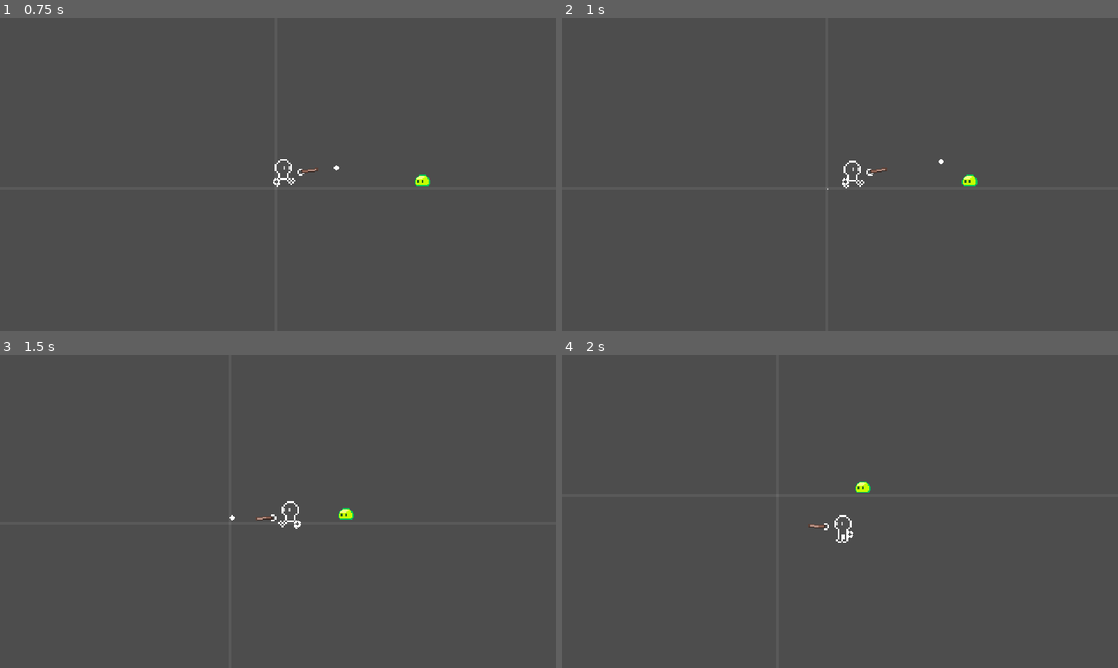
Above: before the commit, frames 1-4 (two rows, left to right).
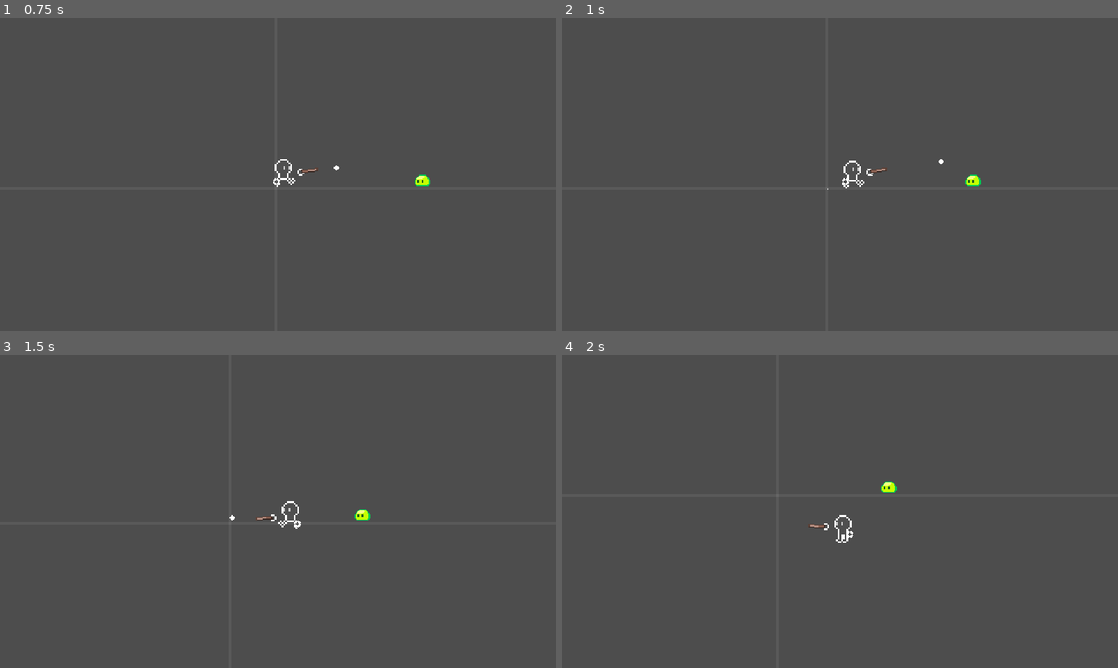
Above: after the commit, the same moments.

Repository: xharris/magicmissiles
Game: Godot game, scene res://game.tscn
The game is run twice, just before and just after one commit, with the same random seed, the same clock (stepped at 60 frames per second) and the same inputs.
Inputs (mouse positions are in pixels of both pictures, inside the frame that each line leads up to):
- Up to frame 1 (0.75 s): move the mouse to (400, 158) at 0.52 s; hold D (right) from 0.53 s (still down); click (400, 158) at 0.6 s
- Up to frame 2 (1 s): keep holding D (right)
- Up to frame 3 (1.5 s): move the mouse to (166, 527) at 1.27 s; release D (right) at 1.28 s; hold S (down) from 1.28 s (still down); click (166, 527) at 1.35 s
- Up to frame 4 (2 s): keep holding S (down)

Frame 1 is identical in both runs. In frame 2, less than 0.1% of the frame differs, in the area x 71-76%, y 50-54%; in frame 3, 0.2%, in the area x 60-67%, y 48-53%; in frame 4, 0.2%.

Commit message:
fixes some knockback responses

Diff:
--- a/components/actor_control/actor_control.gd
+++ b/components/actor_control/actor_control.gd
@@ -3,16 +3,31 @@
 
 signal primary
 
-var disable_movement: bool = false
+var can_move: bool = true
+var can_primary: bool = true:
+    set(v):
+        can_primary = v
+        set_block_signals(not can_primary)
+var can_aim: bool = true
 
 var aim_direction: Vector2:
     set(v):
         if not v:
             v = Vector2.ZERO
+        if not can_aim:
+            return
         aim_direction = v.normalized()
+
 var move_direction: Vector2:
     set(v):
         if not v:
             v = Vector2.ZERO
+        if not can_move:
+            return
         move_direction = v.normalized()
-var aim_position: Vector2
+
+var aim_position: Vector2:
+    set(v):
+        if not can_aim:
+            return
+        aim_position = v
--- a/components/actor_control/ai_control/actions/path_to_position.gd
+++ b/components/actor_control/ai_control/actions/path_to_position.gd
@@ -20,3 +20,5 @@
 func interrupt(actor: Node, blackboard: Blackboard) -> void:
     var ctx: ContextNode = ContextNode.get_ctx(actor)
     ctx.actor_ctrl.move_direction = Vector2.ZERO
+    if ctx.character:
+        ctx.character.velocity = Vector2.ZERO
--- a/components/actor_control/ai_control/ai_control.gd
+++ b/components/actor_control/ai_control/ai_control.gd
@@ -2,6 +2,15 @@
 class_name AiControl
 
 @onready var tree: BeehaveTree = %BeehaveTree
+
+@onready var chase_cooldown: CooldownDecorator = %ChaseCooldown
+@onready var chase_time_limit: TimeLimiterDecorator = %ChaseTimeLimiter
+
+## TODO
+@export var config: AiControlConfig:
+    set(v):
+        config = v
+        update()
 
 @export var actor: Node:
     set(v):
@@ -27,3 +36,7 @@
             tree.actor = null
         else:
             NodeUtil.enable(tree)
+        if config:
+            # configure ai nodes
+            chase_cooldown.wait_time = config.chase_cooldown
+            chase_time_limit.wait_time = config.chase_time_limit
--- a/components/actor_control/ai_control/ai_control.tscn
+++ b/components/actor_control/ai_control/ai_control.tscn
@@ -14,7 +14,7 @@
 [node name="BeehaveTree" type="Node" parent="." node_paths=PackedStringArray("blackboard", "actor")]
 unique_name_in_owner = true
 script = ExtResource("2_wuxqn")
-blackboard = NodePath("@Node@21821")
+blackboard = NodePath("@Node@21829")
 actor = NodePath("..")
 metadata/_custom_type_script = "uid://bb0t2ovl7wifo"
 
@@ -25,15 +25,17 @@
 [node name="HasSensedEnemy" parent="BeehaveTree/Chase" instance=ExtResource("4_7mrm8")]
 position_key = "chase_position"
 
-[node name="CooldownDecorator" type="Node" parent="BeehaveTree/Chase"]
+[node name="ChaseCooldown" type="Node" parent="BeehaveTree/Chase"]
+unique_name_in_owner = true
 script = ExtResource("5_6xj8j")
-wait_time = 1.0
+wait_time = 0.5
 metadata/_custom_type_script = "uid://2qri6rrfv8ui"
 
-[node name="TimeLimiterDecorator" type="Node" parent="BeehaveTree/Chase/CooldownDecorator"]
+[node name="ChaseTimeLimiter" type="Node" parent="BeehaveTree/Chase/ChaseCooldown"]
+unique_name_in_owner = true
 script = ExtResource("6_p7sda")
-wait_time = 1.0
+wait_time = 0.5
 metadata/_custom_type_script = "uid://we22430vcb44"
 
-[node name="PathToPosition" parent="BeehaveTree/Chase/CooldownDecorator/TimeLimiterDecorator" instance=ExtResource("7_23iwh")]
+[node name="PathToPosition" parent="BeehaveTree/Chase/ChaseCooldown/ChaseTimeLimiter" instance=ExtResource("7_23iwh")]
 position_key = "chase_position"
--- /dev/null
+++ b/components/actor_control/ai_control/ai_control_config.gd
@@ -0,0 +1,6 @@
+extends Resource
+class_name AiControlConfig
+
+@export_group("Chase", "chase_")
+@export var chase_cooldown: float
+@export var chase_time_limit: float
--- a/components/context_node/context_node.gd
+++ b/components/context_node/context_node.gd
@@ -6,7 +6,9 @@
 static func get_ctx(node: Node) -> ContextNode:
     if not node.has_meta(Meta.CONTEXT_NODE):
         _log.warn("missing context node for %s" % [node.get_path()])
-        return null
+        var ctx = ContextNode.new()
+        ctx.node = node
+        return ctx
     return node.get_meta(Meta.CONTEXT_NODE)
 
 static func attach_ctx(node: Node, ctx: ContextNode):
--- a/components/hurtbox/hurtbox.gd
+++ b/components/hurtbox/hurtbox.gd
@@ -36,7 +36,7 @@
                     # setup context
                     var ctx = StatusEffectContext.new()
                     # add me
-                    ctx.me = ContextNode.new()
+                    ctx.me = ContextNode.get_ctx(body)
                     ctx.me.node = body
                     # add source
                     ctx.source = on_hit.source
--- a/components/status_effect_ctrl/on_hit.gd
+++ b/components/status_effect_ctrl/on_hit.gd
@@ -3,14 +3,9 @@
 
 signal hit(target: Node2D)
 
-static func get_on_hit(node: Node2D) -> OnHit:
-    return node.get_meta(Meta.ON_HIT)
-
 var source: ContextNode:
     set(v):
-        if v and source and source.node != v.node and not _clearing:
-            clear()
-        source = v
+        source = v.duplicate()
         update()
 @export var status_effects: Array[StatusEffect]
 
@@ -25,7 +20,6 @@
     return ctx
 
 func _ready() -> void:
-    set_meta(Meta.CONTEXT_NODE, context())
     area_entered.connect(_on_hit)
     area_exited.connect(_on_body_exited)
     body_entered.connect(_on_hit)
@@ -41,22 +35,9 @@
     _body_entered = _body_entered.filter(func(b: Node2D):
         return b != body)
 
-func _exit_tree() -> void:
-    clear()
-
-func clear():
-    _clearing = true
-    if source:
-        var value: OnHit = source.node.get_meta(Meta.ON_HIT)
-        if value == self:
-            source.node.remove_meta(Meta.ON_HIT)
-        source.node = null
-    _clearing = false
-
 func update():
     if not source:
         source = ContextNode.new()
     if not source.node:
         source.node = get_parent()
-    if source.node:
-        source.node.set_meta(Meta.ON_HIT, self)
+    ContextNode.attach_ctx(self, context())
--- a/components/status_effect_ctrl/on_hit.tscn
+++ b/components/status_effect_ctrl/on_hit.tscn
@@ -3,6 +3,6 @@
 [ext_resource type="Script" uid="uid://bo0jafpym64x4" path="res://components/status_effect_ctrl/on_hit.gd" id="1_tbu63"]
 
 [node name="OnHit" type="Area2D"]
-collision_layer = 36
+collision_layer = 4
 collision_mask = 8
 script = ExtResource("1_tbu63")
--- a/components/status_effect_ctrl/status_effect.gd
+++ b/components/status_effect_ctrl/status_effect.gd
@@ -1,14 +1,25 @@
 extends Resource
 class_name StatusEffect
+
+enum Target {ME, SOURCE, TARGET}
 
 @export var name: StringName
 @export_range(0, 0, 0.5, "or_greater", "suffix:sec")
 ## `0` happens for single frame
 var duration: float
+@export var target: Target = Target.TARGET
 
 func _init() -> void:
     if name.is_empty():
         pass
+
+func get_target(ctx: StatusEffectContext) -> ContextNode:
+    match target:
+        Target.ME:
+            return ctx.me
+        Target.SOURCE:
+            return ctx.source
+    return ctx.target
 
 ## Apply status effect
 func apply(ctx: StatusEffectContext):
@@ -16,5 +27,5 @@
 
 ## Called when duration ends or status effect is removed.
 ## Will [b]not[/b] be called for effects with [code]0[/code] duration
-func remove():
+func remove(ctx: StatusEffectContext):
     pass
--- a/components/status_effect_ctrl/status_effect_ctrl.gd
+++ b/components/status_effect_ctrl/status_effect_ctrl.gd
@@ -4,6 +4,7 @@
 var _log = Logger.new("status_effect_ctrl")#, Logger.Level.DEBUG)
 
 class Active extends RefCounted:
+    var context: StatusEffectContext
     var effect: StatusEffect
     var age: float
 
@@ -34,9 +35,14 @@
         var active = Active.new()
         active.effect = effect
         active.age = 0
+        active.context = ctx
         active_effects.append(active)
 
 func remove_effect(active: StatusEffectCtrl.Active):
     active_effects = active_effects.filter(
-        func(a: StatusEffectCtrl.Active): return a == active
+        func(a: StatusEffectCtrl.Active):
+            var rm = a == active
+            if rm:
+                a.effect.remove(a.context)
+            return rm
     )
--- a/entities/actor/actor.gd
+++ b/entities/actor/actor.gd
@@ -34,7 +34,7 @@
 @export_tool_button("Update", "Callable")
 var update_action = update
 
-var _log = Logger.new("actor", Logger.Level.DEBUG)
+var _log = Logger.new("actor")#, Logger.Level.DEBUG)
 
 func context() -> ContextNode:
     var ctx = ContextNode.new()
@@ -76,6 +76,7 @@
     # control (player/ai)
     if sense:
         sense.radius = config.ai_sense_radius
+        ai_ctrl.config = config.ai_config
     if ai_ctrl and player_ctrl:
         if ai_enabled:
             NodeUtil.disable(player_ctrl)
@@ -88,7 +89,7 @@
     if on_hit:
         _update_shapes(on_hit, config.on_hit, Color.html("f443366b"))
         on_hit.set("status_effects", config.on_hit_status_effects)
-        on_hit.set("context", context())
+        on_hit.set("source", context())
     # arms
     if arms:
         if config.arms:
--- a/entities/actor/actor.tscn
+++ b/entities/actor/actor.tscn
@@ -15,7 +15,7 @@
 [ext_resource type="PackedScene" uid="uid://dk6t14i7xff37" path="res://components/actor_control/player_control.tscn" id="12_7gc83"]
 [ext_resource type="PackedScene" uid="uid://cdsl631ei3j3t" path="res://components/camera_focus/camera_focus.tscn" id="12_yxgyw"]
 [ext_resource type="Resource" uid="uid://q4h3tiyid5wx" path="res://resources/status_effects/damage/damage_low.tres" id="13_bash0"]
-[ext_resource type="Resource" uid="uid://dunctek71rvt7" path="res://resources/status_effects/knockback/knockback_self_mid.tres" id="14_ltbwc"]
+[ext_resource type="Resource" uid="uid://dunctek71rvt7" path="res://resources/status_effects/knockback/knockback_mid_target_from_src.tres" id="14_ltbwc"]
 [ext_resource type="Resource" uid="uid://vl6akb4i0vji" path="res://resources/status_effects/knockback/knockback_mid.tres" id="15_ctand"]
 
 [node name="Actor" type="CharacterBody2D"]
--- a/entities/actor/actor_config.gd
+++ b/entities/actor/actor_config.gd
@@ -18,7 +18,8 @@
 @export var arms: bool
 @export var camera: CameraFocusConfig
 
-@export_group("Ai", "ai")
+@export_group("Ai", "ai_")
+@export var ai_config: AiControlConfig
 ## [code]0[/code] disables AI and uses player control
 @export var ai_sense_radius: int
 
--- a/entities/magic/magic.gd
+++ b/entities/magic/magic.gd
@@ -32,6 +32,8 @@
     ctx.vfx = vfx
     ctx.visual_node = visual
     ctx.node = self
+    ctx.character = self
+    ctx.on_hit = on_hit
     return ctx
 
 func _ready() -> void:
@@ -41,7 +43,6 @@
     name = "Magic-%s"%["=".join(configs.map(func(c:MagicConfig):return c.resource_path.get_file()))]
     _log.debug("casted %s" % [name])
     on_hit.hit.connect(_on_hit)
-    set_meta(Meta.CONTEXT_NODE, context())
 
     for config in configs:
         for effect in config.on_ready_effects:
@@ -76,6 +77,7 @@
         queue_free()
 
 func update():
+    ContextNode.attach_ctx(self, context())
     if on_hit:
         on_hit.source = source
         on_hit.status_effects.clear()
--- a/resources/actor_configs/slime/slime.tres
+++ b/resources/actor_configs/slime/slime.tres
@@ -1,13 +1,15 @@
-[gd_resource type="Resource" script_class="ActorConfig" load_steps=12 format=3 uid="uid://cquh7rme0ac0e"]
+[gd_resource type="Resource" script_class="ActorConfig" load_steps=14 format=3 uid="uid://cquh7rme0ac0e"]
 
 [ext_resource type="Resource" uid="uid://bc2yf82wl8h7s" path="res://resources/factions/slime.tres" id="1_3h644"]
 [ext_resource type="Script" uid="uid://bo8a4oocqe1d0" path="res://entities/magic/magic_config.gd" id="1_b6ki0"]
 [ext_resource type="Script" uid="uid://nsiup7qrd3ha" path="res://components/status_effect_ctrl/status_effect.gd" id="2_3h644"]
 [ext_resource type="Script" uid="uid://x5j4t41vi5jt" path="res://entities/actor/actor_config.gd" id="3_jr44v"]
 [ext_resource type="Resource" uid="uid://q4h3tiyid5wx" path="res://resources/status_effects/damage/damage_low.tres" id="4_7m2b0"]
+[ext_resource type="Resource" uid="uid://d0c8datlyg78l" path="res://resources/status_effects/stunned/stun_src_1.tres" id="4_oiwtk"]
 [ext_resource type="Resource" uid="uid://chu17qariadbr" path="res://resources/actor_configs/slime/slime_actor_sprite.tres" id="5_jr44v"]
-[ext_resource type="Resource" uid="uid://dunctek71rvt7" path="res://resources/status_effects/knockback/knockback_self_mid.tres" id="5_pxuim"]
-[ext_resource type="Resource" uid="uid://vl6akb4i0vji" path="res://resources/status_effects/knockback/knockback_mid.tres" id="6_oiwtk"]
+[ext_resource type="Resource" uid="uid://lyc75rah8y14" path="res://resources/status_effects/stunned/stun_1.tres" id="5_oiwtk"]
+[ext_resource type="Resource" uid="uid://dunctek71rvt7" path="res://resources/status_effects/knockback/knockback_mid_target_from_src.tres" id="7_l6f6a"]
+[ext_resource type="Resource" uid="uid://m0bu8gbxv6ff" path="res://resources/status_effects/knockback/knockback_mid_src_from_target.tres" id="8_ukk1k"]
 
 [sub_resource type="CircleShape2D" id="CircleShape2D_7m2b0"]
 
@@ -31,5 +33,5 @@
 arms = false
 ai_sense_radius = 300
 on_hit = Array[Shape2D]([SubResource("CircleShape2D_tbwq1")])
-on_hit_status_effects = Array[ExtResource("2_3h644")]([ExtResource("4_7m2b0"), ExtResource("5_pxuim"), ExtResource("6_oiwtk")])
+on_hit_status_effects = Array[ExtResource("2_3h644")]([ExtResource("4_oiwtk"), ExtResource("5_oiwtk"), ExtResource("4_7m2b0"), ExtResource("7_l6f6a"), ExtResource("8_ukk1k")])
 metadata/_custom_type_script = "uid://x5j4t41vi5jt"
--- /dev/null
+++ b/resources/actor_configs/slime/slime_ai.tres
@@ -0,0 +1,9 @@
+[gd_resource type="Resource" script_class="AiControlConfig" load_steps=2 format=3 uid="uid://bh08hfxdjlp3r"]
+
+[ext_resource type="Script" uid="uid://txlfmf40bmvy" path="res://components/actor_control/ai_control/ai_control_config.gd" id="1_2h2l5"]
+
+[resource]
+script = ExtResource("1_2h2l5")
+chase_cooldown = 0.75
+chase_time_limit = 0.5
+metadata/_custom_type_script = "uid://txlfmf40bmvy"
--- a/resources/magic_config/magic_missile.tres
+++ b/resources/magic_config/magic_missile.tres
@@ -2,13 +2,13 @@
 
 [ext_resource type="Script" uid="uid://bo8a4oocqe1d0" path="res://entities/magic/magic_config.gd" id="1_5bins"]
 [ext_resource type="Script" uid="uid://nsiup7qrd3ha" path="res://components/status_effect_ctrl/status_effect.gd" id="1_pjbhv"]
-[ext_resource type="Resource" uid="uid://b1mh4ty2xccos" path="res://resources/status_effects/expires/expires_after_0_5_sec.tres" id="2_6e5sw"]
-[ext_resource type="Resource" uid="uid://vl6akb4i0vji" path="res://resources/status_effects/knockback/knockback_mid.tres" id="3_ns4xr"]
+[ext_resource type="Resource" uid="uid://cn1p2yfidasi3" path="res://resources/status_effects/knockback/knockback_mid_target_from_me.tres" id="3_ns4xr"]
 [ext_resource type="Resource" uid="uid://q4h3tiyid5wx" path="res://resources/status_effects/damage/damage_low.tres" id="3_wc7ec"]
+[ext_resource type="Resource" uid="uid://b1mh4ty2xccos" path="res://resources/status_effects/expires/expires_after_0_5.tres" id="4_wc7ec"]
 
 [resource]
 script = ExtResource("1_5bins")
 piercing = false
-on_ready_effects = Array[ExtResource("1_pjbhv")]([ExtResource("2_6e5sw")])
-on_hit_effects = Array[ExtResource("1_pjbhv")]([ExtResource("3_ns4xr"), ExtResource("3_wc7ec")])
+on_ready_effects = Array[ExtResource("1_pjbhv")]([ExtResource("4_wc7ec")])
+on_hit_effects = Array[ExtResource("1_pjbhv")]([ExtResource("3_wc7ec"), ExtResource("3_ns4xr")])
 metadata/_custom_type_script = "uid://bo8a4oocqe1d0"
--- a/resources/status_effects/expires/expires.gd
+++ b/resources/status_effects/expires/expires.gd
@@ -1,17 +1,7 @@
 extends StatusEffect
 class_name StatusExpires
 
-@export var after: float
-
-func apply(ctx: StatusEffectContext):
-    var timer = Timer.new()
-    timer.one_shot = true
-    timer.autostart = true
-    timer.wait_time = after
-    timer.timeout.connect(_on_timer_timeout.bind(ctx))
-    ctx.target.node.add_child(timer)
-
-func _on_timer_timeout(ctx: StatusEffectContext):
+func remove(ctx: StatusEffectContext):
     if ctx.target.on_hit:
         NodeUtil.disable(ctx.target.on_hit)
     if ctx.target.hurtbox:
@@ -23,6 +13,3 @@
     if ctx.target.vfx:
         await ctx.target.vfx.disable()
     NodeUtil.remove(ctx.target.node)
-
-func remove():
-    pass # TODO remove timer
--- a/resources/status_effects/expires/expires_after_0_5_sec.tres
+++ b/resources/status_effects/expires/expires_after_0_5.tres
@@ -4,7 +4,6 @@
 
 [resource]
 script = ExtResource("1_onujr")
-after = 0.5
 name = &"expires_0_5_sec"
-duration = 0.0
+duration = 0.5
 metadata/_custom_type_script = "uid://e086ludellwx"
--- a/resources/status_effects/knockback/knockback.gd
+++ b/resources/status_effects/knockback/knockback.gd
@@ -3,25 +3,29 @@
 
 static var _log = Logger.new("knockback")#, Logger.Level.DEBUG)
 
-enum Target {SOURCE, TARGET}
+enum ImpactFrom {SOURCE, TARGET, ME}
 
-@export var target: Target = Target.TARGET
+@export var impact_from: ImpactFrom = ImpactFrom.SOURCE
 @export_range(0, 1, 0.5) var amount: float
 @export var amount_curve: Curve = preload("res://resources/status_effects/knockback/knockback_amount_curve.tres")
 
 func apply(ctx: StatusEffectContext):
-    var me_node: Node2D = ctx.me.node
-    var target_char: CharacterBody2D
-    match target:
-        Target.SOURCE:
-            target_char = ctx.source.character
-        Target.TARGET:
-            target_char = ctx.target.character
-
-    if target_char:
-        var impact_direction: Vector2 = \
-            (me_node.global_position - target_char.global_position).normalized()
-        target_char.velocity = -impact_direction * amount_curve.sample(amount)
-        _log.debug("knockback: %s" % [target_char.velocity])
-    else:
-        _log.debug("knockback: target does not have CharacterBody2D (%s)" % [ctx.target])
+    var target_ctx = get_target(ctx)
+    var target_char = target_ctx.character
+    if not target_char:
+        _log.debug("knockback: target does not have CharacterBody2D (target=%s)" % [target_ctx])
+        return
+    # get knock back source position
+    var source_position: Vector2
+    match impact_from:
+        ImpactFrom.ME:
+            source_position = ctx.me.character.global_position
+        ImpactFrom.SOURCE:
+            source_position = ctx.source.node.global_position
+        ImpactFrom.TARGET:
+            source_position = ctx.target.node.global_position
+    # knock back
+    var impact_direction: Vector2 = \
+        (source_position - target_char.global_position).normalized()
+    target_char.velocity = -impact_direction * amount_curve.sample(amount)
+    _log.debug("knockback: from %s -> %s %s" % [source_position, target_ctx.node, target_char.velocity])
--- /dev/null
+++ b/resources/status_effects/knockback/knockback_mid_src_from_target.tres
@@ -0,0 +1,14 @@
+[gd_resource type="Resource" script_class="EffectKnockback" load_steps=3 format=3 uid="uid://m0bu8gbxv6ff"]
+
+[ext_resource type="Curve" uid="uid://btlxptnqxghwv" path="res://resources/status_effects/knockback/knockback_amount_curve.tres" id="1_hm12w"]
+[ext_resource type="Script" uid="uid://d0uhacj4gr1sr" path="res://resources/status_effects/knockback/knockback.gd" id="2_22xe2"]
+
+[resource]
+script = ExtResource("2_22xe2")
+impact_from = 1
+amount = 0.5
+amount_curve = ExtResource("1_hm12w")
+name = &""
+duration = 0.0
+target = 1
+metadata/_custom_type_script = "uid://d0uhacj4gr1sr"
--- /dev/null
+++ b/resources/status_effects/knockback/knockback_mid_target_from_me.tres
@@ -0,0 +1,14 @@
+[gd_resource type="Resource" script_class="EffectKnockback" load_steps=3 format=3 uid="uid://cn1p2yfidasi3"]
+
+[ext_resource type="Curve" uid="uid://btlxptnqxghwv" path="res://resources/status_effects/knockback/knockback_amount_curve.tres" id="1_rjt77"]
+[ext_resource type="Script" uid="uid://d0uhacj4gr1sr" path="res://resources/status_effects/knockback/knockback.gd" id="2_mxgw0"]
+
+[resource]
+script = ExtResource("2_mxgw0")
+impact_from = 2
+amount = 0.5
+amount_curve = ExtResource("1_rjt77")
+name = &""
+duration = 0.0
+target = 2
+metadata/_custom_type_script = "uid://d0uhacj4gr1sr"
--- /dev/null
+++ b/resources/status_effects/knockback/knockback_mid_target_from_src.tres
@@ -0,0 +1,14 @@
+[gd_resource type="Resource" script_class="EffectKnockback" load_steps=3 format=3 uid="uid://dunctek71rvt7"]
+
+[ext_resource type="Curve" uid="uid://btlxptnqxghwv" path="res://resources/status_effects/knockback/knockback_amount_curve.tres" id="1_bonj1"]
+[ext_resource type="Script" uid="uid://d0uhacj4gr1sr" path="res://resources/status_effects/knockback/knockback.gd" id="2_vtp4m"]
+
+[resource]
+script = ExtResource("2_vtp4m")
+impact_from = 0
+amount = 0.5
+amount_curve = ExtResource("1_bonj1")
+name = &"knockback_self_mid"
+duration = 0.0
+target = 2
+metadata/_custom_type_script = "uid://d0uhacj4gr1sr"
--- a/resources/status_effects/knockback/knockback_self_mid.tres
+++ /dev/null
@@ -1,13 +0,0 @@
-[gd_resource type="Resource" script_class="EffectKnockback" load_steps=3 format=3 uid="uid://dunctek71rvt7"]
-
-[ext_resource type="Curve" uid="uid://btlxptnqxghwv" path="res://resources/status_effects/knockback/knockback_amount_curve.tres" id="1_bckj4"]
-[ext_resource type="Script" uid="uid://d0uhacj4gr1sr" path="res://resources/status_effects/knockback/knockback.gd" id="2_y7pge"]
-
-[resource]
-script = ExtResource("2_y7pge")
-target = 0
-amount = 0.5
-amount_curve = ExtResource("1_bckj4")
-name = &"knockback_self_mid"
-duration = 0.0
-metadata/_custom_type_script = "uid://d0uhacj4gr1sr"
--- /dev/null
+++ b/resources/status_effects/stunned/stun_1.tres
@@ -0,0 +1,10 @@
+[gd_resource type="Resource" script_class="StatusStunned" load_steps=2 format=3 uid="uid://lyc75rah8y14"]
+
+[ext_resource type="Script" uid="uid://cebnh8w8q24ld" path="res://resources/status_effects/stunned/stunned.gd" id="1_lpit6"]
+
+[resource]
+script = ExtResource("1_lpit6")
+name = &"stun_target_1"
+duration = 1.0
+target = 2
+metadata/_custom_type_script = "uid://cebnh8w8q24ld"
--- /dev/null
+++ b/resources/status_effects/stunned/stun_src_1.tres
@@ -0,0 +1,10 @@
+[gd_resource type="Resource" script_class="StatusStunned" load_steps=2 format=3 uid="uid://d0c8datlyg78l"]
+
+[ext_resource type="Script" uid="uid://cebnh8w8q24ld" path="res://resources/status_effects/stunned/stunned.gd" id="1_caga2"]
+
+[resource]
+script = ExtResource("1_caga2")
+name = &"stun_me_1"
+duration = 1.0
+target = 1
+metadata/_custom_type_script = "uid://cebnh8w8q24ld"
--- /dev/null
+++ b/resources/status_effects/stunned/stunned.gd
@@ -0,0 +1,21 @@
+extends StatusEffect
+class_name StatusStunned
+
+func apply(ctx: StatusEffectContext):
+    var target = get_target(ctx)
+    var actor_ctrl = target.actor_ctrl
+    var char = target.character
+    if char:
+        char.velocity = Vector2.ZERO
+    if actor_ctrl:
+        actor_ctrl.can_aim = false
+        actor_ctrl.can_move = false
+        actor_ctrl.can_primary = false
+
+func remove(ctx: StatusEffectContext):
+    var target = get_target(ctx)
+    var actor_ctrl = target.actor_ctrl
+    if actor_ctrl:
+        actor_ctrl.can_aim = true
+        actor_ctrl.can_move = true
+        actor_ctrl.can_primary = true
--- /dev/null
+++ b/script_templates/StatusEffect/default.gd
@@ -0,0 +1,12 @@
+# meta-name: Status effect
+# meta-description: Extend StatusEffect
+# meta-default: true
+# meta-space-indent: 4
+extends StatusEffect
+class_name Status_CLASS_
+
+func apply(ctx: StatusEffectContext):
+    pass
+
+func remove(ctx: StatusEffectContext):
+    pass
Not shown, added: components/actor_control/ai_control/ai_control_config.gd.uid
Not shown, added: resources/status_effects/stunned/stunned.gd.uid
